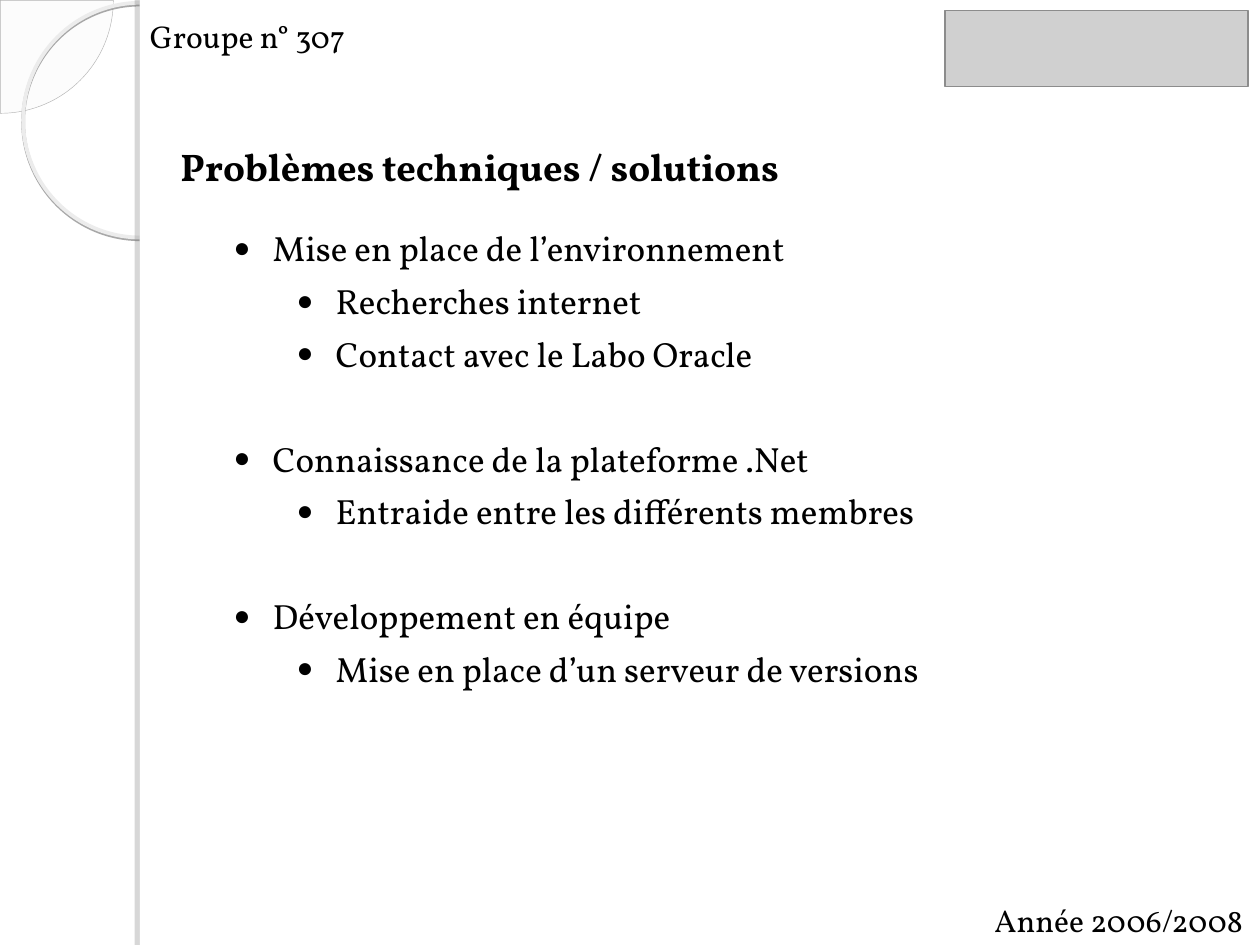
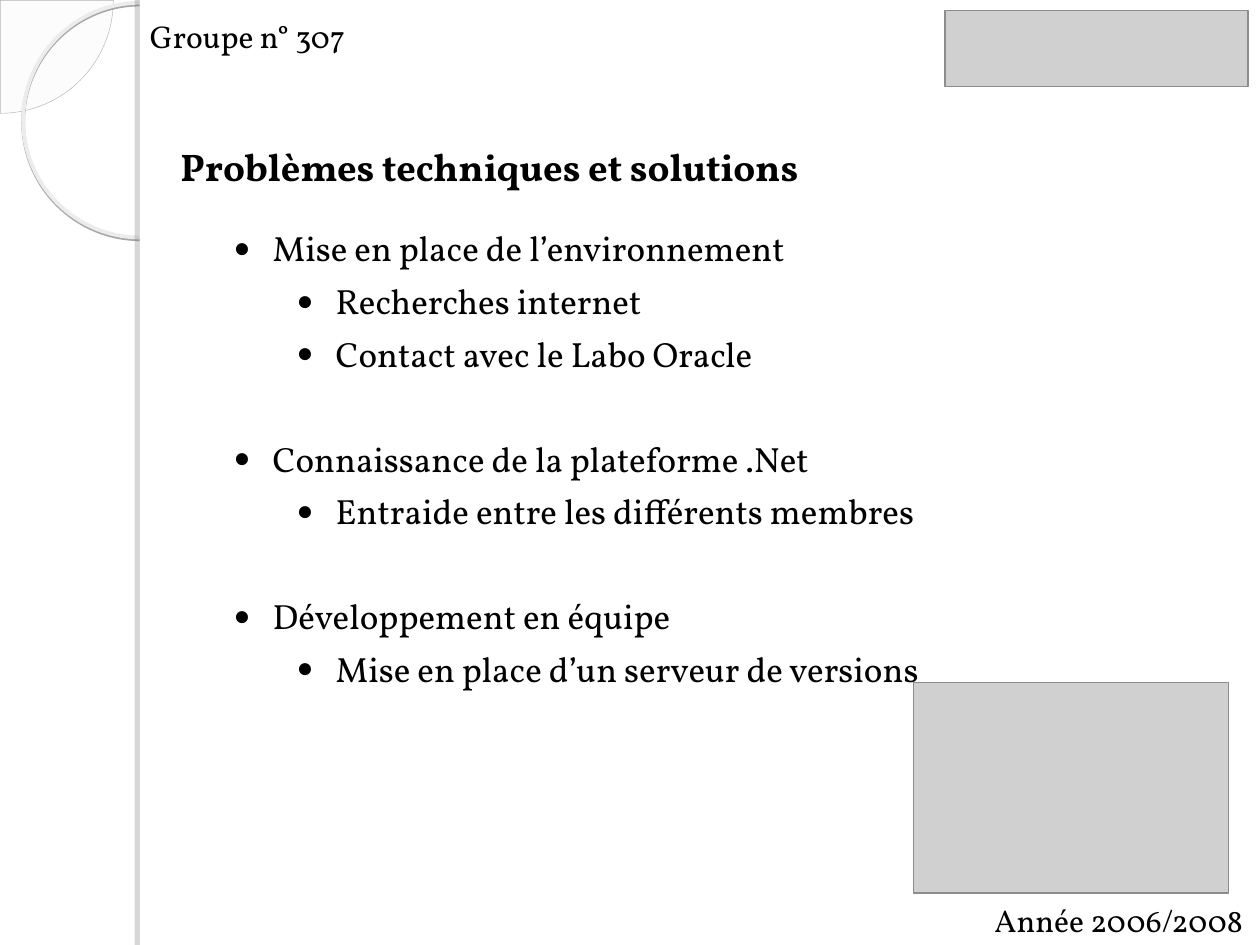
Before and after one commit to itsChris/abyss-project, a slide deck: slide 5 of ABYSS/doc/soutenance skar.ppt. Drawn at 1260x945 pixels with LibreOffice and Linux fonts; fonts in the diff are those of the drawing; grey boxes stand for pictures; background and template pictures are left out. Boxes give left, top, right and bottom in pixels: in the first picture for what was removed or moved away, otherwise in the second. Text is boxed around its words. In the diff, an @@ line names an element or a change of style, - is before the commit and + after.

```diff
--- a/ABYSS/doc/soutenance skar.ppt
+++ b/ABYSS/doc/soutenance skar.ppt
@@ text at (180,153,798,191): text changed @@
-Problèmes techniques / solutions
+Problèmes techniques et solutions
@@ picture added at (914,683,1228,893) @@
```
Also in this commit, not shown: 6 other slides changed, 2 slides added, 6 slides removed, 4 other files.
